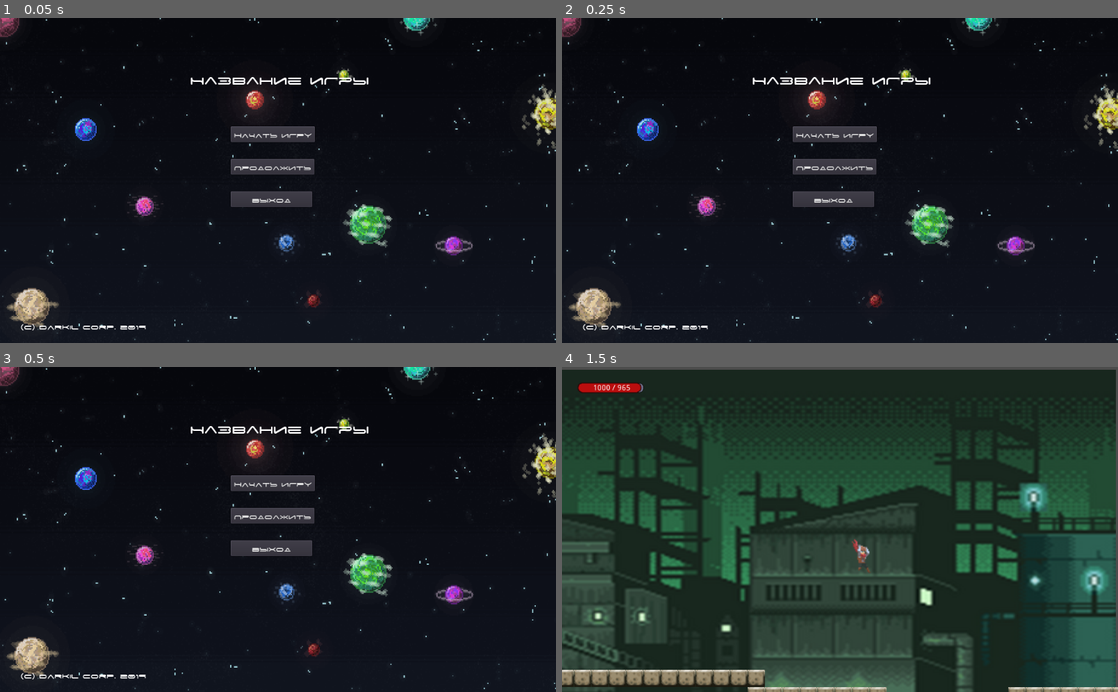
Above: before the commit, frames 1-4 (two rows, left to right).
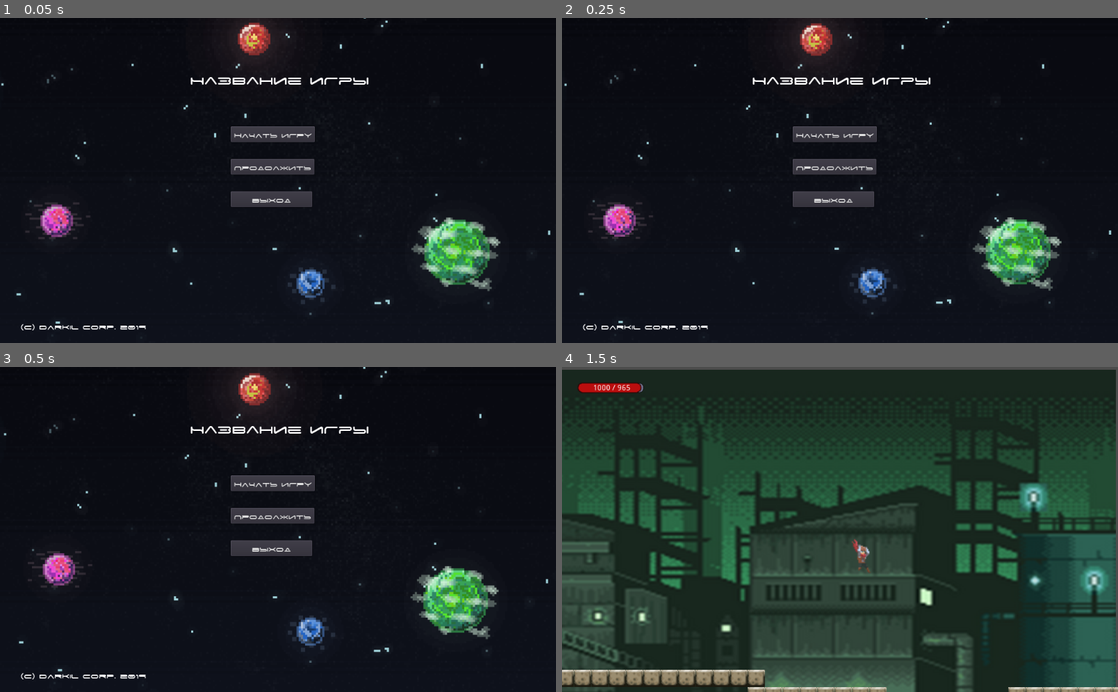
Above: after the commit, the same moments.

Repository: Burd88/-platformgame
Game: Godot game, scene res://main/main.tscn
Two runs of this game, one before a commit and one after it. Both use one fixed random seed, a clock stepped at 60 frames per second and the inputs below.
Inputs:
- Up to frame 1 (0.05 s): no input
- Up to frame 2 (0.25 s): no input
- Up to frame 3 (0.5 s): no input
- Up to frame 4 (1.5 s): click "Начать Игру" at 0.5 s; hold D (ui_right) from 1.28 s (still down)

The runs differ from the first frame. In frame 1, 8.1% of the frame differs, in the area x 0-100%, y 0-100%; in frame 2, 8.1%; in frame 3, 8.0%; in frame 4, nothing differs.

Commit message:
add anim main page

Diff:
--- a/main/main.gd
+++ b/main/main.gd
@@ -14,7 +14,7 @@
 
 
 func _on_Start_game_pressed():
-	get_tree().change_scene("res://game.tscn")
+	get_tree().change_scene("res://levels/game.tscn")
 	pass # начать новую игру
 
 
--- a/main/main.tscn
+++ b/main/main.tscn
@@ -4,25 +4,22 @@
 [ext_resource path="res://main/img/main background.png" type="Texture" id=2]
 [ext_resource path="res://fonts/space_age_cyrillic.ttf" type="DynamicFontData" id=3]
 
-[sub_resource type="Animation" id=6]
+[sub_resource type="Animation" id=1]
 resource_name = "collapse"
 length = 4.0
 loop = true
 tracks/0/type = "value"
-tracks/0/path = NodePath(".:position")
+tracks/0/path = NodePath(".:scale")
 tracks/0/interp = 1
 tracks/0/loop_wrap = true
 tracks/0/imported = false
 tracks/0/enabled = true
 tracks/0/keys = {
-"times": PoolRealArray( 0, 0.5, 0.992865, 1, 1.5, 2, 2.5, 3, 3.5 ),
-"transitions": PoolRealArray( 1, 1, 1, 1, 1, 1, 1, 1, 1 ),
+"times": PoolRealArray( 0, 0.5, 1, 1.5, 2, 2.5, 3, 3.5 ),
+"transitions": PoolRealArray( 1, 1, 1, 1, 1, 1, 1, 1 ),
 "update": 0,
-"values": [ Vector2( 490, 302 ), Vector2( 491, 302 ), Vector2( 490, 302 ), Vector2( 492, 302 ), Vector2( 493, 302 ), Vector2( 494, 302 ), Vector2( 493, 302 ), Vector2( 492, 302 ), Vector2( 491, 302 ) ]
+"values": [ Vector2( 1, 1 ), Vector2( 0.9, 0.9 ), Vector2( 0.8, 0.8 ), Vector2( 0.7, 0.7 ), Vector2( 0.6, 0.6 ), Vector2( 0.55, 0.55 ), Vector2( 0.6, 0.6 ), Vector2( 0.7, 0.7 ) ]
 }
-
-[sub_resource type="DynamicFont" id=1]
-font_data = ExtResource( 3 )
 
 [sub_resource type="DynamicFont" id=2]
 font_data = ExtResource( 3 )
@@ -31,30 +28,37 @@
 font_data = ExtResource( 3 )
 
 [sub_resource type="DynamicFont" id=4]
+font_data = ExtResource( 3 )
+
+[sub_resource type="DynamicFont" id=5]
 size = 30
 font_data = ExtResource( 3 )
 
-[sub_resource type="DynamicFont" id=5]
+[sub_resource type="DynamicFont" id=6]
 font_data = ExtResource( 3 )
 
 [node name="main" type="Node2D"]
 script = ExtResource( 1 )
 
 [node name="background" type="Sprite" parent="."]
-position = Vector2( 490, 302 )
-scale = Vector2( 0.557828, 0.584344 )
+position = Vector2( 506.223, 296.592 )
+scale = Vector2( 0.9, 0.9 )
 texture = ExtResource( 2 )
+__meta__ = {
+"_edit_lock_": true
+}
 
 [node name="AnimationPlayer" type="AnimationPlayer" parent="background"]
 autoplay = "collapse"
-anims/collapse = SubResource( 6 )
+playback_speed = 0.1
+anims/collapse = SubResource( 1 )
 
 [node name="Start_game" type="Button" parent="."]
 margin_left = 425.0
 margin_top = 200.0
 margin_right = 575.0
 margin_bottom = 229.0
-custom_fonts/font = SubResource( 1 )
+custom_fonts/font = SubResource( 2 )
 text = "Начать Игру"
 __meta__ = {
 "_edit_lock_": true
Renamed: game.tscn -> levels/game.tscn
Not shown: 4 places in main/main.tscn that only renumber resources
